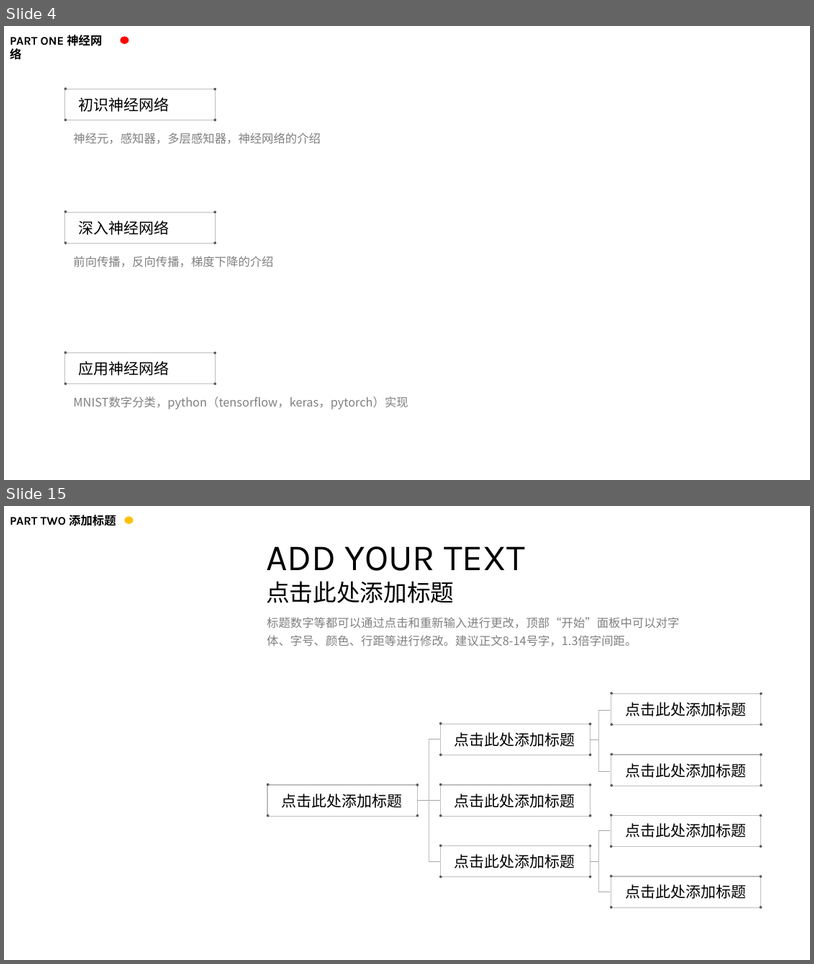
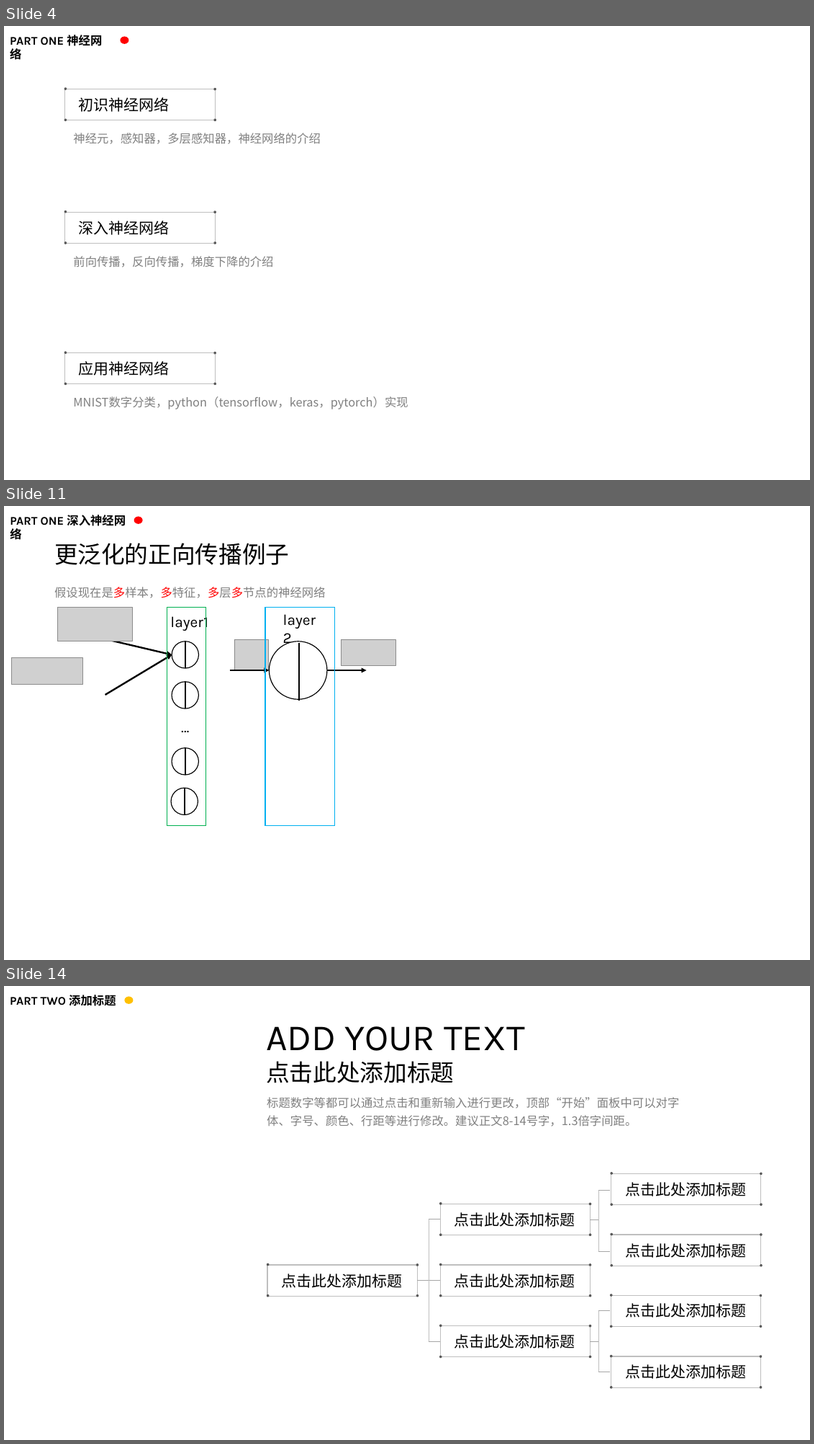
Before and after one commit to kaixinbaba/rlshare, a slide deck: 机器学习分享-神经网络.pptx. Shown one above the other, each under a label of ours: slides 4 and 15 before the commit, slides 4, 11 and 14 after it; the slides between them are not shown. The pictures are 814x964 and 814x1444 pixels, drawn with LibreOffice and Linux fonts; fonts in the diff are those of the drawing; grey boxes stand for pictures; background and template pictures are left out. Boxes give left, top, right and bottom in pixels: in the first picture for what was removed or moved away, otherwise in the second. Text is boxed around its words. In the diff, an @@ line names an element or a change of style, - is before the commit and + after.

```diff
--- a/机器学习分享-神经网络.pptx
+++ b/机器学习分享-神经网络.pptx
@@ slide 11 added at [4, 506, 810, 960], background #FFFFFF @@
@@ text added at [10, 515, 126, 543], 14 pt, text #000000, bold @@
+PART ONE 深入神经网络
@@ ellipse added at [134, 516, 142, 523], fill #FF0000 @@
@@ text added at [54, 543, 289, 565], 28 pt, text #000000 @@
+更泛化的正向传播例子
@@ text added at [54, 587, 326, 598], 14 pt, text #808080 @@
+假设现在是多样本，多特征，多层多节点的神经网络
@@ picture added at [58, 607, 133, 641] @@
@@ rectangle added at [167, 607, 206, 826], outline #00B050 1 pt @@
@@ text added at [170, 613, 208, 631], 18 pt, text #000000 @@
+layer1
@@ rectangle added at [265, 607, 335, 825], outline #00B0F0 1 pt @@
@@ text added at [278, 607, 328, 631], 18 pt, text #000000 @@
+layer2
@@ arrow added from (105, 639) to (172, 655), #000000 2 pt @@
@@ arrow added from (105, 695) to (172, 655), #000000 2 pt @@
@@ ellipse added at [172, 641, 199, 668], outline #000000 1 pt @@
@@ line added from (185, 641) to (185, 668), #000000 1.75 pt @@
@@ picture added at [234, 639, 268, 670] @@
@@ ellipse added at [270, 641, 328, 700], outline #000000 1 pt @@
@@ line added from (299, 643) to (299, 701), #000000 1.75 pt @@
@@ picture added at [341, 639, 396, 665] @@
@@ picture added at [12, 657, 83, 684] @@
@@ arrow added from (229, 670) to (270, 670), #000000 2 pt @@
@@ arrow added from (327, 670) to (367, 670), #000000 2 pt @@
@@ ellipse added at [172, 682, 198, 708], outline #000000 1 pt @@
@@ line added from (185, 682) to (185, 708), #000000 1.75 pt @@
@@ text added at [175, 714, 194, 739], 18 pt, text #000000 @@
+…
@@ ellipse added at [172, 748, 198, 775], outline #000000 1 pt @@
@@ line added from (185, 748) to (185, 775), #000000 1.75 pt @@
@@ ellipse added at [171, 788, 198, 815], outline #000000 1 pt @@
@@ line added from (185, 788) to (185, 815), #000000 1.75 pt @@
@@ what was slide 15 is now slide 14 @@
```
Also in this commit, not shown: 8 slides changed, 1 other slide added, 3 slides removed.
